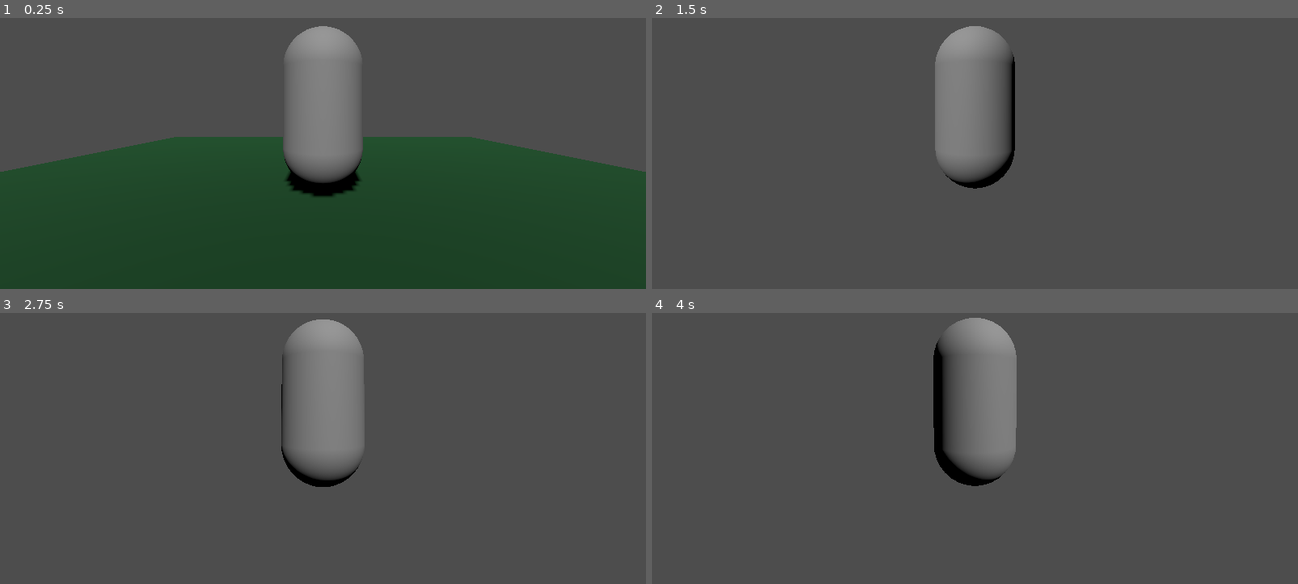
Above: before the commit, frames 1-4 (two rows, left to right).
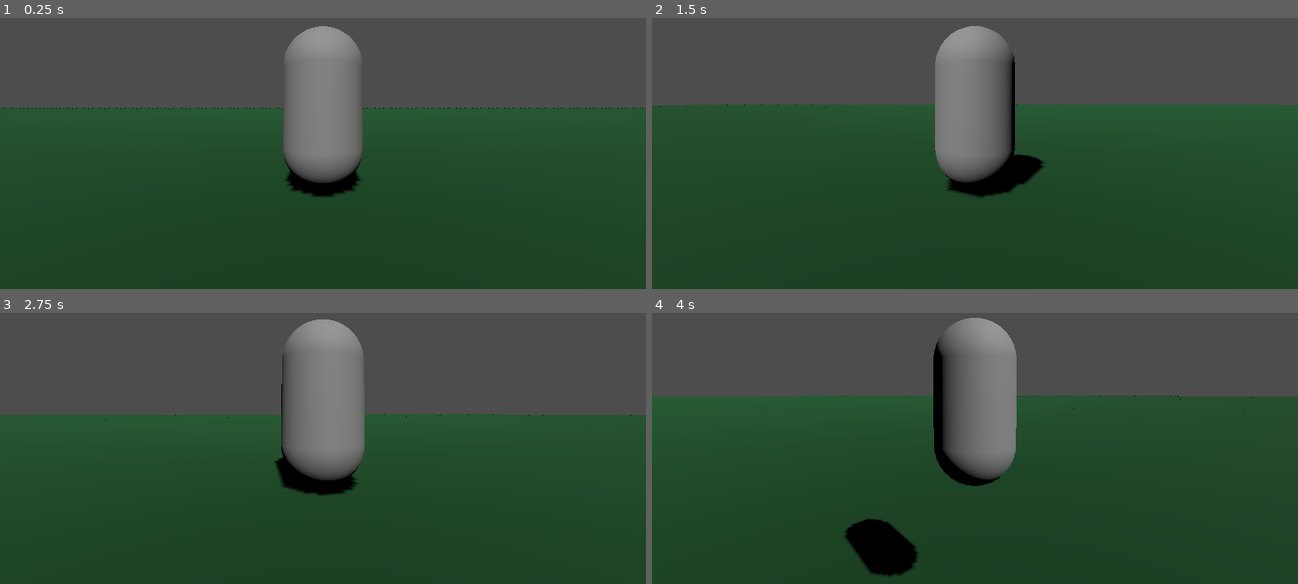
Above: after the commit, the same moments.

Repository: xwilson03/OpenWorldTest
Game: Godot game, scene res://scenes/root.tscn
Same seed, same stepped clock (60 frames per second), same inputs: the game is played once before the commit and once after it.
Inputs (mouse positions are in pixels of both pictures, inside the frame that each line leads up to):
- Up to frame 1 (0.25 s): no input
- Up to frame 2 (1.5 s): tap Enter at 0.5 s; move the mouse to (1007, 104) at 0.52 s; hold W (move_forward) from 0.53 s (still down); tap Mouse wheel up (zoom_in) at 0.6 s; tap Space (jump) at 0.77, 1.25 s; move the mouse to (942, 110) at 1.27 s; tap Mouse wheel down (zoom_out) at 1.35 s
- Up to frame 3 (2.75 s): keep holding W (move_forward); tap Space (jump) at 1.52 s; move the mouse to (335, 397) at 2.02 s; tap Mouse wheel up (zoom_in) at 2.1 s
- Up to frame 4 (4 s): keep holding W (move_forward); tap Enter at 2.75 s; move the mouse to (968, 407) at 2.77 s; tap Mouse wheel down (zoom_out) at 2.85 s; tap Space (jump) at 3.02, 3.5, 3.77 s; move the mouse to (1020, 407) at 3.52 s; tap Mouse wheel up (zoom_in) at 3.6 s

The runs differ from the first frame. In frame 1, 13% of the frame differs, in the area x 0-100%, y 33-57%; in frame 2, 65%; in frame 3, 59%; in frame 4, 66%, in the area x 0-100%, y 30-100%.

Commit message:
adds dynamic chunk initialization

Diff:
--- a/scripts/world_generator.gd
+++ b/scripts/world_generator.gd
@@ -1,7 +1,28 @@
 extends Node
 class_name WorldGenerator
+
+@export var world_radius: int = 50
+@export var chunk_size: float = 10
+var world_chunks: Array[Node3D] = []
 
 const chunk_scene = preload("res://prefabs/chunk.tscn")
 
 func _ready():
-	add_child(chunk_scene.instantiate())
+	# Allocate chunk array
+	var row_size: int = ((world_radius * 2) - 1)
+	world_chunks.resize(row_size ** 2)
+
+	# Populate chunk array
+	var offset: float = ((row_size / 2.0) * chunk_size) - (chunk_size / 2.0)
+
+	for i in world_chunks.size():
+		# Instantiate chunk at index-based position offset
+		var new_chunk = chunk_scene.instantiate()
+		new_chunk.translate(Vector3(
+			(i % row_size) * chunk_size - offset,
+			0,
+			(i / row_size) * chunk_size - offset
+		))
+
+		world_chunks.insert(i, new_chunk)
+		add_child(new_chunk)
